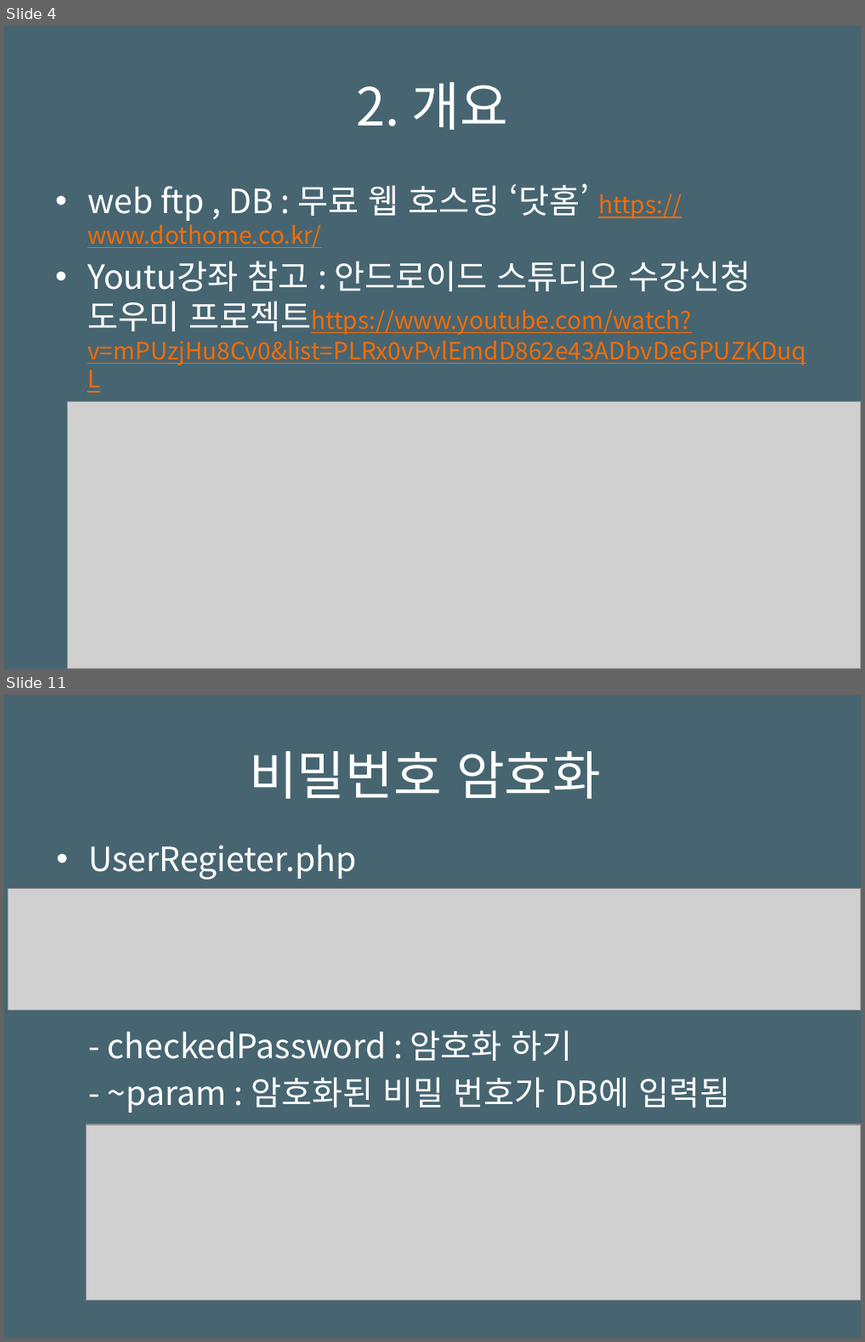
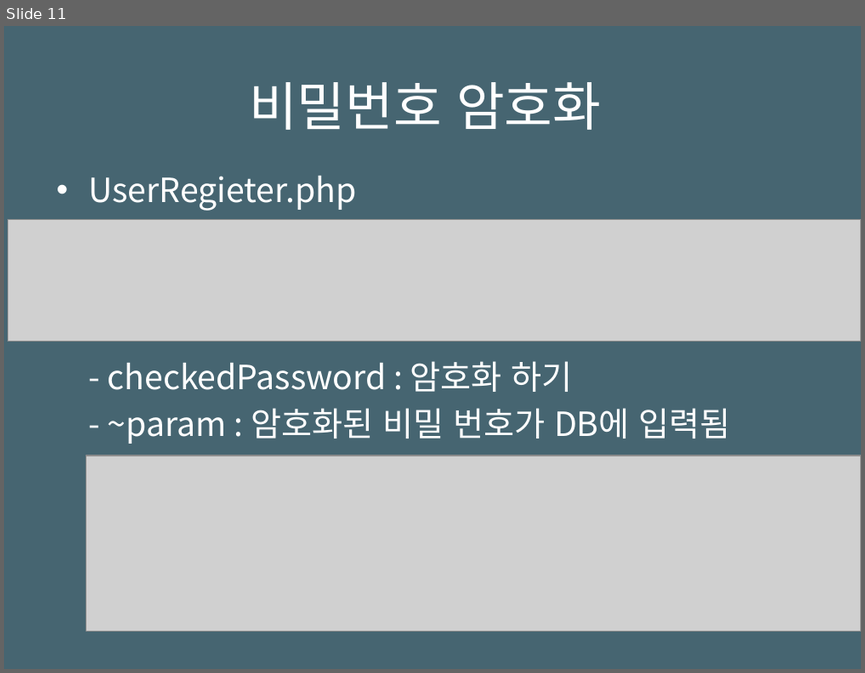
Before and after one commit to csheesun/Politico-Review, a slide deck: PoliticoReview_docs/발표자료(Presentation Meterials)_1410641_이희선.pptx. Shown one above the other, each under a label of ours: slides 4 and 11 before the commit, slide 11 after it; the slides between them are not shown. The pictures are 865x1342 and 865x673 pixels, drawn with LibreOffice and Linux fonts; fonts in the diff are those of the drawing; grey boxes stand for pictures. Boxes give left, top, right and bottom in pixels: in the first picture for what was removed or moved away, otherwise in the second. Text is boxed around its words. In the diff, an @@ line names an element or a change of style, - is before the commit and + after.

```diff
--- a/PoliticoReview_docs/발표자료(Presentation Meterials)_1410641_이희선.pptx
+++ b/PoliticoReview_docs/발표자료(Presentation Meterials)_1410641_이희선.pptx
@@ slide 4 removed at [4, 26, 861, 669], background #466571 @@
@@ title removed at [357, 82, 508, 130] @@
-2. 개요
@@ text removed at [87, 183, 806, 365] @@
-• web ftp , DB : 무료 웹 호스팅 ‘닷홈’ https://www.dothome.co.kr/
-• Youtu강좌 참고 : 안드로이드 스튜디오 수강신청 도우미 프로젝트https://www.youtube.com/watch?v=mPUzjHu8Cv0&list=PLRx0vPvlEmdD862e43ADbvDeGPUZKDuqL
@@ picture removed at [68, 402, 861, 669] @@
```
Also in this commit, not shown: 8 slides changed, 1 slide added, 13 other files.
